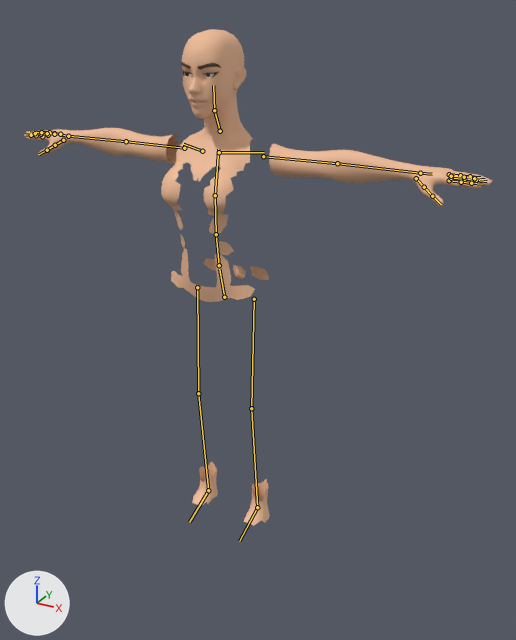
The glTF model game/assets/characters/player_f.glb as it was, and as the next commit left it.
One viewpoint serves both versions: a camera (50 mm lens) standing at (1.138, -1.799, 1.759) and looking at (0.197, -0.088, 0.903). Every picture has the same lights, and +X, +Y and +Z are marked at lower left. The first picture is the older version. The bones that change, and the others that lie on the model, are drawn over the model as lines.

Names of what the first picture shows: 'player_f_body', 'player_f_brows', 'player_f_eyes', 'player_f_iris'.
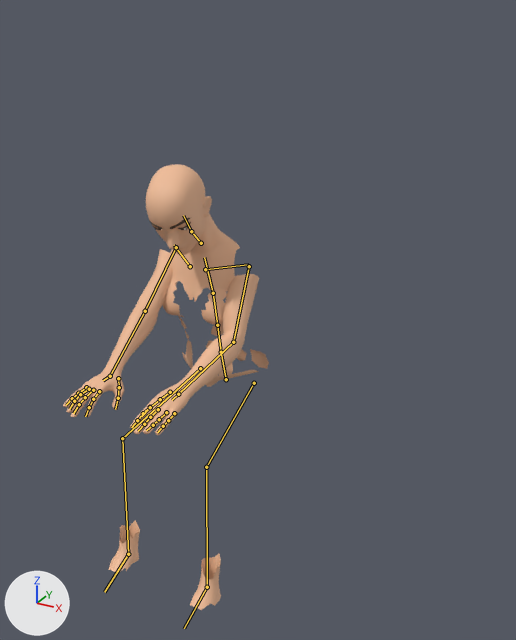
The newer file adds an action. The first version stands in its rest pose; the second is drawn at frame 7 of the action 'sit_tired_loop'.

Where the change shows, as pixel boxes [x1, y1, x2, y2] in the pictures (516 x 640 px):
'player_f_body', posed (56% narrower, 10% shorter)
    before: [24, 29, 492, 526]
    after: [63, 164, 269, 610]
'player_f_brows', posed (19% shorter)
    before: [181, 62, 221, 77]
    after: [149, 218, 191, 230]
'player_f_eyes', posed (not visible afterwards)
    before: [184, 73, 214, 78]
'player_f_iris', posed (not visible afterwards)
    before: [185, 73, 210, 77]
bone 'Hips', root to tip
    before: (224, 297) to (219, 269)
    after: (226, 379) to (221, 355)
bone 'LeftUpperLeg', root to tip
    before: (254, 299) to (251, 408)
    after: (254, 383) to (206, 467)
bone 'LeftLowerLeg', root to tip
    before: (251, 408) to (257, 507)
    after: (206, 467) to (207, 587)
bone 'LeftFoot', root to tip
    before: (257, 507) to (239, 541)
    after: (207, 587) to (184, 628)
bone 'RightUpperLeg', root to tip
    before: (197, 287) to (198, 393)
    after: (200, 368) to (122, 438)
bone 'RightLowerLeg', root to tip
    before: (198, 393) to (208, 490)
    after: (122, 438) to (128, 554)
bone 'RightFoot', root to tip
    before: (208, 490) to (189, 522)
    after: (128, 554) to (104, 592)
bone 'Spine', root to tip
    before: (219, 265) to (216, 234)
    after: (221, 352) to (217, 325)
bone 'Chest', root to tip
    before: (216, 234) to (215, 195)
    after: (217, 325) to (213, 293)
bone 'UpperChest', root to tip
    before: (215, 195) to (218, 149)
    after: (213, 293) to (204, 257)
bone 'LeftShoulder', root to tip
    before: (219, 152) to (264, 152)
    after: (205, 269) to (248, 264)
bone 'LeftUpperArm', root to tip
    before: (263, 156) to (337, 163)
    after: (249, 266) to (233, 342)
bone 'LeftLowerArm', root to tip
    before: (337, 163) to (420, 173)
    after: (233, 342) to (178, 394)
bone 'LeftHand', root to tip
    before: (420, 173) to (432, 174)
    after: (178, 394) to (172, 400)
bone 'LeftIndexIntermediate', root to tip
    before: (461, 182) to (471, 183)
    after: (143, 413) to (137, 420)
bone 'LeftIndexDistal', root to tip
    before: (471, 183) to (482, 184)
    after: (137, 420) to (131, 427)
bone 'LeftMiddleIntermediate', root to tip
    before: (464, 179) to (476, 180)
    after: (150, 417) to (144, 424)
bone 'Neck', root to tip
    before: (220, 131) to (214, 110)
    after: (201, 243) to (191, 231)
bone 'Head', root to tip
    before: (214, 110) to (213, 85)
    after: (191, 231) to (183, 215)
bone 'RightShoulder', root to tip
    before: (202, 151) to (183, 144)
    after: (190, 266) to (174, 245)
bone 'RightUpperArm', root to tip
    before: (184, 148) to (126, 141)
    after: (176, 247) to (145, 311)
bone 'RightLowerArm', root to tip
    before: (126, 141) to (68, 136)
    after: (145, 311) to (110, 376)
bone 'RightHand', root to tip
    before: (68, 136) to (61, 135)
    after: (110, 376) to (103, 380)
bone 'RightIndexProximal', root to tip
    before: (42, 136) to (36, 135)
    after: (99, 391) to (93, 399)
bone 'RightIndexIntermediate', root to tip
    before: (36, 135) to (31, 135)
    after: (93, 399) to (89, 407)
bone 'RightLittleProximal', root to tip
    before: (60, 134) to (54, 133)
    after: (86, 387) to (78, 393)
bone 'RightLittleIntermediate', root to tip
    before: (54, 133) to (49, 132)
    after: (78, 393) to (72, 398)
bone 'RightMiddleProximal', root to tip
    before: (48, 135) to (41, 134)
    after: (93, 390) to (85, 397)
bone 'RightMiddleIntermediate', root to tip
    before: (41, 134) to (35, 133)
    after: (85, 397) to (79, 404)
bone 'RightMiddleDistal', root to tip
    before: (35, 133) to (29, 132)
    after: (79, 404) to (73, 413)
bone 'RightRingIntermediate', root to tip
    before: (47, 133) to (41, 132)
    after: (80, 394) to (74, 401)
bone 'RightThumbMetacarpal', root to tip
    before: (63, 140) to (55, 145)
    after: (118, 378) to (119, 387)
bone 'RightThumbProximal', root to tip
    before: (55, 145) to (47, 150)
    after: (119, 387) to (118, 398)

The change in detail:
Bone 'Hips' (bone_hips) moves from (0.0, 0.0, 0.0) to (0.0, -0.294, 0.073).
Bone 'LeftUpperLeg' (bone_leftupperleg) turns from (0, 0, 0) to (-74, -5, -7) degrees about its own x, y and z.
Bone 'LeftLowerLeg' (bone_leftlowerleg) turns from (0, 0, 0) to (66, -4, 8) degrees about its own x, y and z.
Bone 'LeftFoot' (bone_leftfoot) turns from (0, 0, 0) to (8, 0, 0) degrees about its own x, y and z.
Bone 'RightUpperLeg' (bone_rightupperleg) turns from (0, 0, 0) to (-74, 5, 7) degrees about its own x, y and z.
Bone 'RightLowerLeg' (bone_rightlowerleg) turns from (0, 0, 0) to (66, 4, -8) degrees about its own x, y and z.
Bone 'RightFoot' (bone_rightfoot) turns from (0, 0, 0) to (8, 0, 0) degrees about its own x, y and z.
Bone 'Spine' (bone_spine) turns from (0, 0, 0) to (2, 0, 0) degrees about its own x, y and z.
Bone 'Chest' (bone_chest) turns from (0, 0, 0) to (9, 0, 0) degrees about its own x, y and z.
Bone 'UpperChest' (bone_upperchest) turns from (0, 0, 0) to (18, 0, 0) degrees about its own x, y and z.
Bone 'LeftShoulder' (bone_leftshoulder) turns from (0, 0, 0) to (-2, -1, -6) degrees about its own x, y and z.
Bone 'LeftUpperArm' (bone_leftupperarm) turns from (0, 0, 0) to (60, 2, -64) degrees about its own x, y and z.
Bone 'LeftLowerArm' (bone_leftlowerarm) turns from (0, 0, 0) to (54, 42, 42) degrees about its own x, y and z.
Bone 'LeftHand' (bone_lefthand) turns from (0, 0, 0) to (-6, -1, 15) degrees about its own x, y and z.
Bone 'LeftIndexIntermediate' (bone_leftindexintermediate) turns from (0, 0, 0) to (7, 1, 0) degrees about its own x, y and z.
Bone 'LeftIndexDistal' (bone_leftindexdistal) turns from (0, 0, 0) to (3, 0, -1) degrees about its own x, y and z.
Bone 'LeftMiddleIntermediate' (bone_leftmiddleintermediate) turns from (0, 0, 0) to (7, 0, 0) degrees about its own x, y and z.
Bone 'Neck' (bone_neck) turns from (0, 0, 0) to (-9, 0, 0) degrees about its own x, y and z.
Bone 'Head' (bone_head) turns from (0, 0, 0) to (12, 11, 2) degrees about its own x, y and z.
Bone 'RightShoulder' (bone_rightshoulder) turns from (0, 0, 0) to (-3, 1, -6) degrees about its own x, y and z.
Bone 'RightUpperArm' (bone_rightupperarm) turns from (0, 0, 0) to (79, -11, 64) degrees about its own x, y and z.
Bone 'RightLowerArm' (bone_rightlowerarm) turns from (0, 0, 0) to (14, -51, -11) degrees about its own x, y and z.
Bone 'RightHand' (bone_righthand) turns from (0, 0, 0) to (5, 1, -29) degrees about its own x, y and z.
Bone 'RightIndexProximal' (bone_rightindexproximal) turns from (0, 0, 0) to (17, -1, 2) degrees about its own x, y and z.
Bone 'RightIndexIntermediate' (bone_rightindexintermediate) turns from (0, 0, 0) to (14, 1, 2) degrees about its own x, y and z.
Bone 'RightLittleProximal' (bone_rightlittleproximal) turns from (0, 0, 0) to (3, 0, 7) degrees about its own x, y and z.
Bone 'RightLittleIntermediate' (bone_rightlittleintermediate) turns from (0, 0, 0) to (7, 4, 2) degrees about its own x, y and z.
Bone 'RightMiddleProximal' (bone_rightmiddleproximal) turns from (0, 0, 0) to (7, 0, 2) degrees about its own x, y and z.
Bone 'RightMiddleIntermediate' (bone_rightmiddleintermediate) turns from (0, 0, 0) to (10, 1, 1) degrees about its own x, y and z.
Bone 'RightMiddleDistal' (bone_rightmiddledistal) turns from (0, 0, 0) to (11, -1, 1) degrees about its own x, y and z.
Bone 'RightRingIntermediate' (bone_rightringintermediate) turns from (0, 0, 0) to (19, 0, 3) degrees about its own x, y and z.
Bone 'RightThumbMetacarpal' (bone_rightthumbmetacarpal) turns from (0, 0, 0) to (-7, 0, 0) degrees about its own x, y and z.
Bone 'RightThumbProximal' (bone_rightthumbproximal) turns from (0, 0, 0) to (10, 7, -2) degrees about its own x, y and z.
